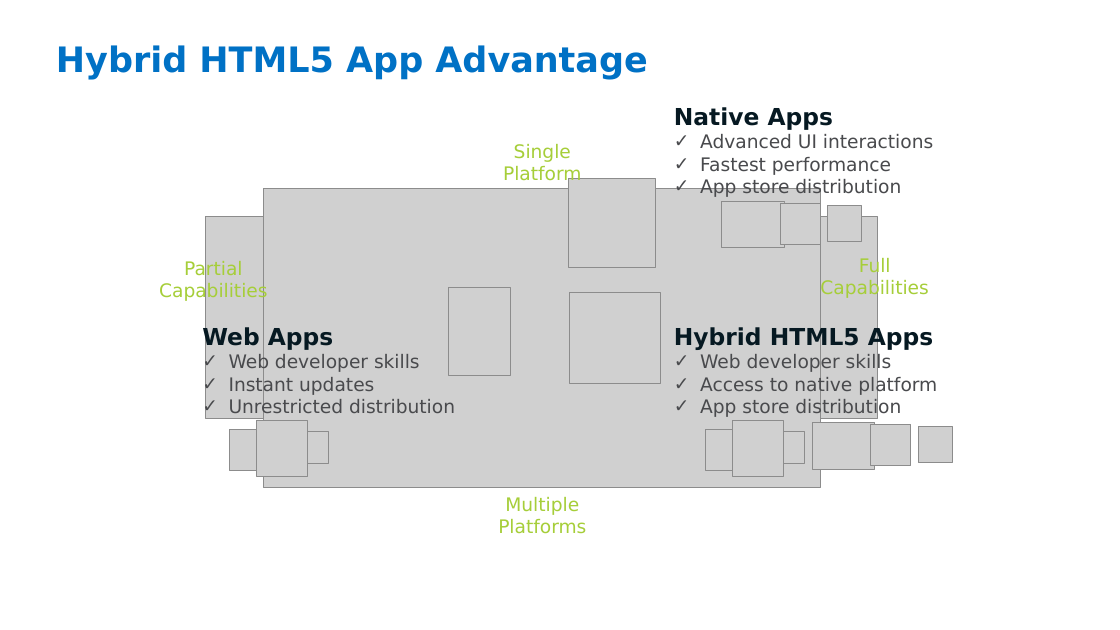
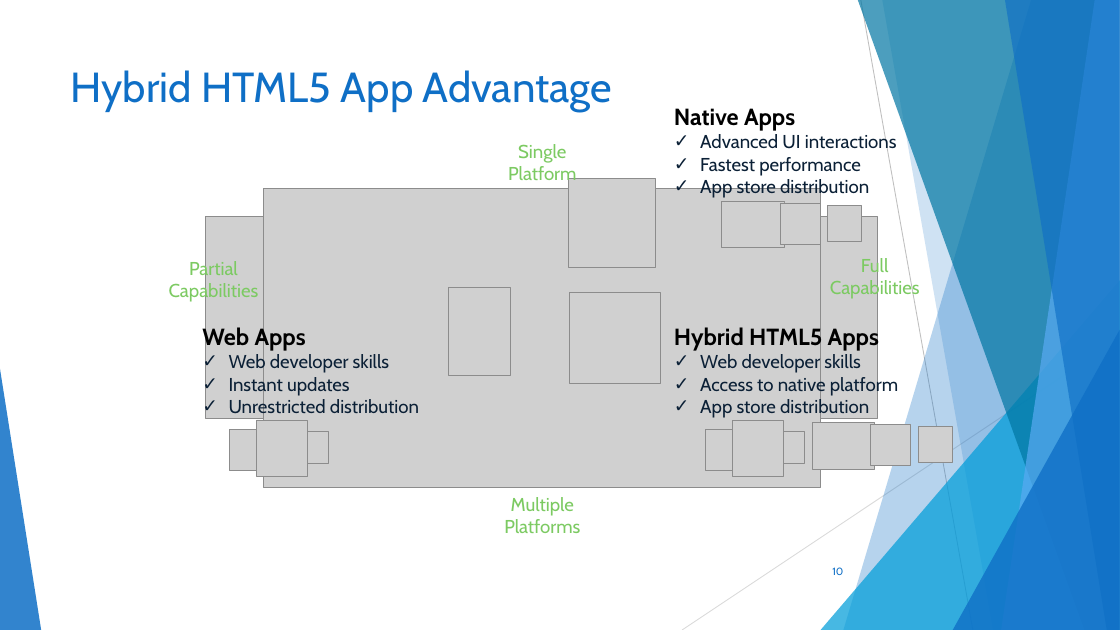
Before and after one commit to elvin-n/itforum2014, a slide deck: slide 10 of Intel_XDK.pptx. Drawn at 1120x630 pixels with LibreOffice and Linux fonts; fonts in the diff are those of the drawing; grey boxes stand for pictures; background and template pictures are left out. Boxes give left, top, right and bottom in pixels: in the first picture for what was removed or moved away, otherwise in the second. Text is boxed around its words. In the diff, an @@ line names an element or a change of style, - is before the commit and + after.

Commit message:
changed the foils design

```diff
--- a/Intel_XDK.pptx
+++ b/Intel_XDK.pptx
@@ title "Hybrid HTML5 App Advantage" moved from (x1=56, y1=45, x2=647, y2=80) to (x1=71, y1=70, x2=612, y2=112) @@
@@ title "Hybrid HTML5 App Advantage" at (x1=71, y1=70, x2=612, y2=112): size 30 to 36 pt, font DejaVu Sans to Cabin, text colour #0071C5 to #0F6FC6, bold off @@
@@ text "Native Apps" at (x1=674, y1=108, x2=897, y2=199): font DejaVu Sans to Cabin; text colour #061922 to #000000 in "Native Apps"; text colour #494A4D to #0C2036 in "Advanced UI interactions", "Fastest performance", "App store distribution" @@
@@ font DejaVu Sans to Cabin, text colour #A6CE39 to #7CCA62 in 4 elements at (x1=508, y1=144, x2=576, y2=185), (x1=169, y1=259, x2=259, y2=303), (x1=504, y1=497, x2=580, y2=533), (x1=830, y1=257, x2=920, y2=300) @@
@@ text "Web Apps" at (x1=202, y1=325, x2=419, y2=419): font DejaVu Sans to Cabin; text colour #061922 to #000000 in "Web Apps"; text colour #494A4D to #0C2036 in "Web developer skills", "Instant updates", "Unrestricted distribution" @@
@@ text "Hybrid HTML5 Apps" at (x1=674, y1=325, x2=898, y2=419): font DejaVu Sans to Cabin; text colour #061922 to #000000 in "Hybrid HTML5 Apps"; text colour #494A4D to #0C2036 in "Web developer skills", "Access to native platform", "App store distribution" @@
@@ group added at (x1=0, y1=0, x2=1120, y2=630): 5 freeform shapes, 3 triangles, 2 lines @@
@@ page number moved from (x1=55, y1=589, x2=261, y2=615) to (x1=832, y1=567, x2=843, y2=575) @@
@@ page number at (x1=832, y1=567, x2=843, y2=575): size 10 to 9 pt, font DejaVu Sans to Cabin, text colour #FFFFFF to #0F6FC6; alignment left to right; vertical alignment top to middle @@
@@ text removed at (x1=818, y1=597, x2=1048, y2=620) @@
-Software and Services Group
```
Also in this commit, not shown: 40 other slides changed.
